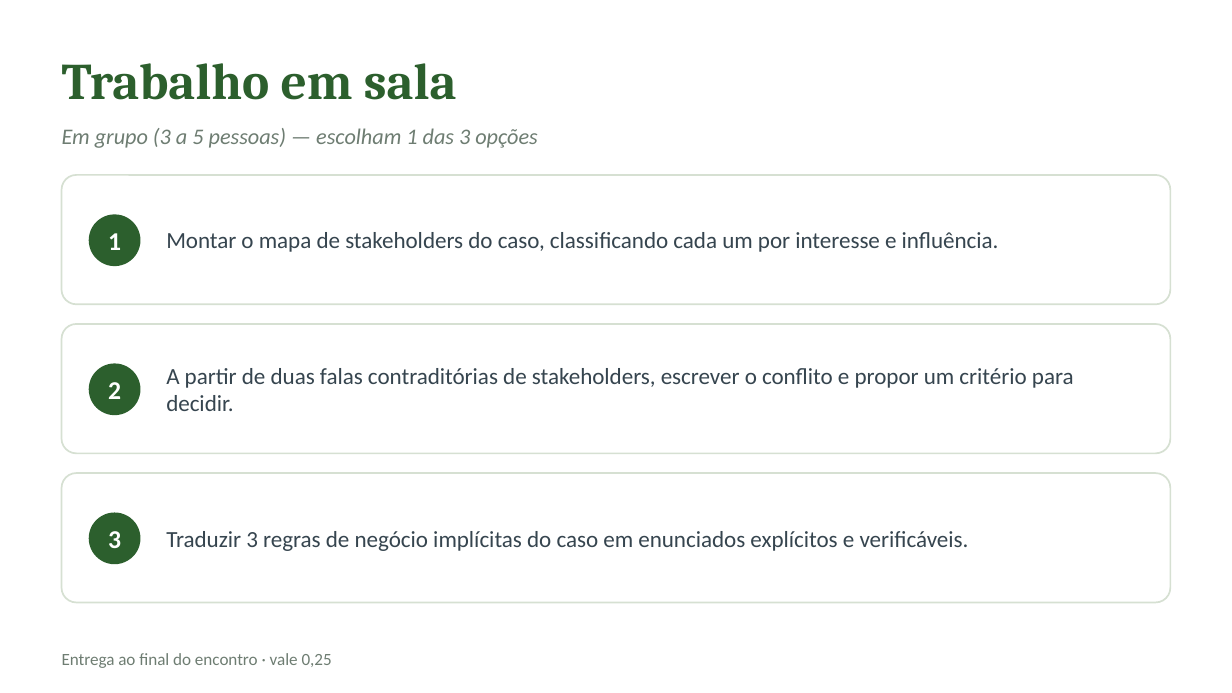
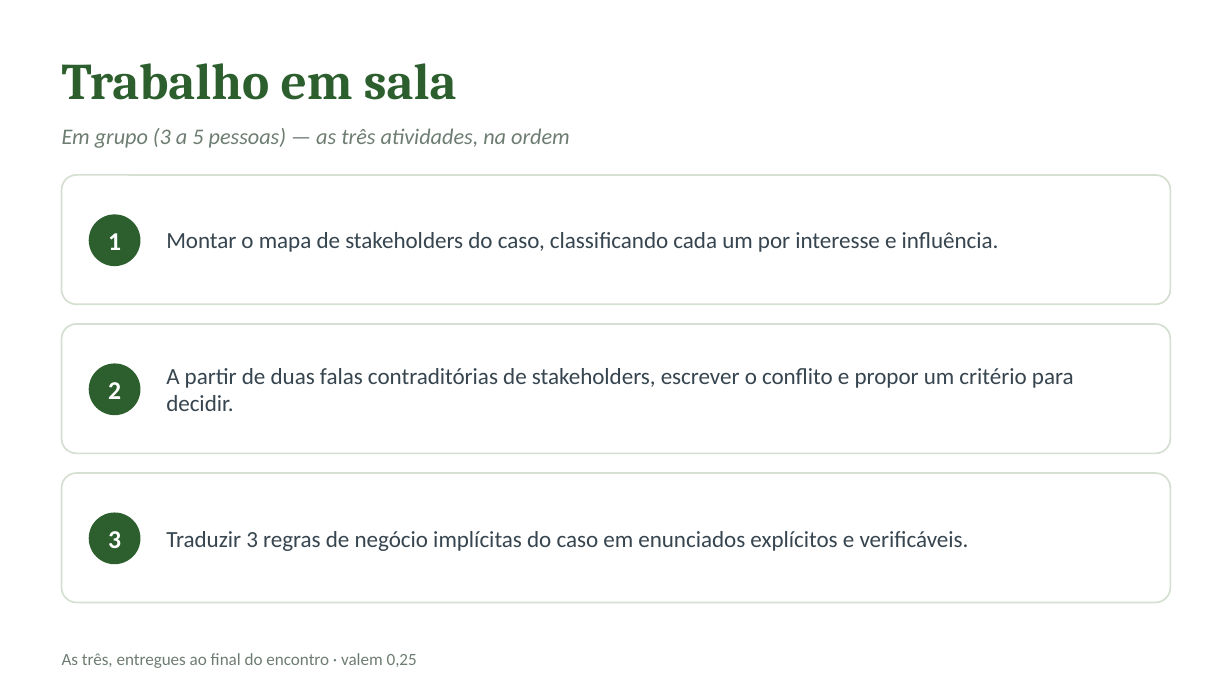
Before and after one commit to CatolicaSC-EngSoft/g1126-analise-projeto-desenvolvimento-agil-alunos, a slide deck: slide 14 of slides/aula-02-stakeholders-objetivos-conflitos.pptx. Drawn at 1232x693 pixels with LibreOffice and Linux fonts; fonts in the diff are those of the drawing. Boxes give left, top, right and bottom in pixels: in the first picture for what was removed or moved away, otherwise in the second. Text is boxed around its words. In the diff, an @@ line names an element or a change of style, - is before the commit and + after.

Commit message:
Trabalhos de sala: fazer as três atividades; aluno que entra depois; decks regerados com infográfico da avaliação

```diff
--- a/slides/aula-02-stakeholders-objetivos-conflitos.pptx
+++ b/slides/aula-02-stakeholders-objetivos-conflitos.pptx
@@ text at (62, 128, 570, 148): text changed @@
-Em grupo (3 a 5 pessoas) — escolham 1 das 3 opções
+Em grupo (3 a 5 pessoas) — as três atividades, na ordem
@@ text at (62, 653, 417, 668): text changed @@
-Entrega ao final do encontro · vale 0,25
+As três, entregues ao final do encontro · valem 0,25
```
Also in this commit, not shown: 19 other files.
